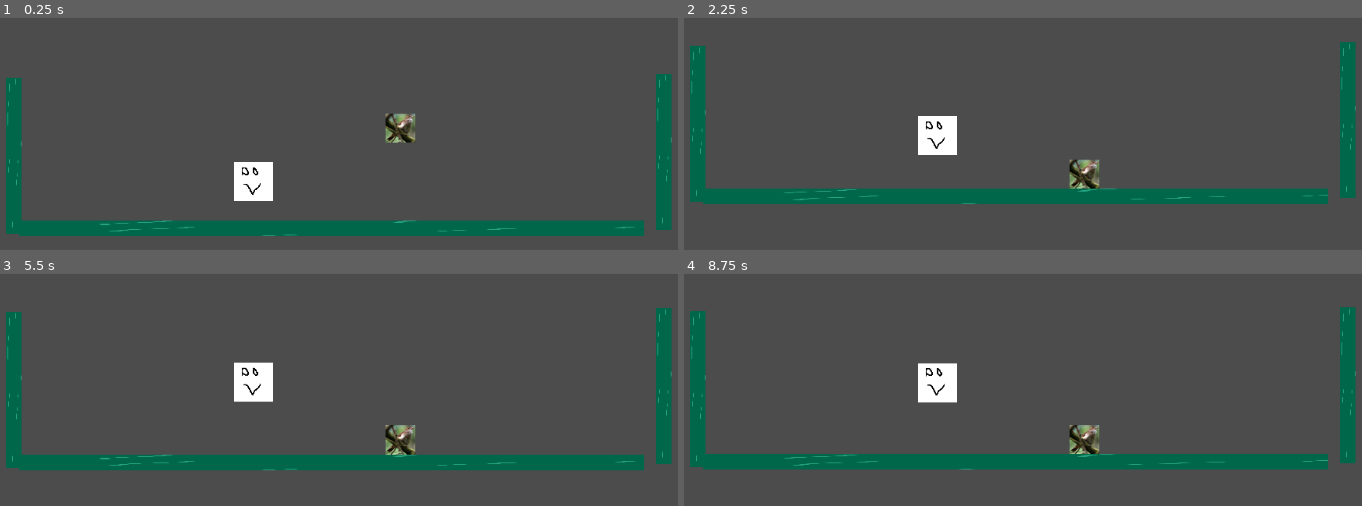
Above: before the commit, frames 1-4 (two rows, left to right).
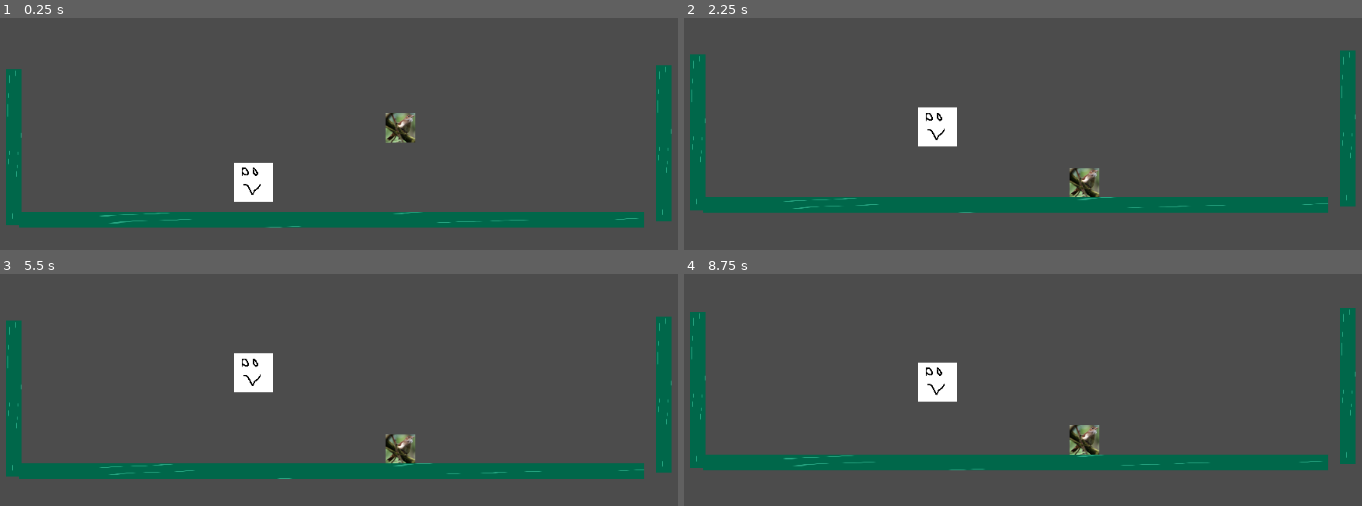
Above: after the commit, the same moments.

Repository: Gobral/metal-gear-solid-vi-noc-kruka
Game: Godot game, scene res://levello.tscn
Same seed, same stepped clock (60 frames per second), same inputs: the game is played once before the commit and once after it.
Inputs:
- Up to frame 1 (0.25 s): no input
- Up to frame 2 (2.25 s): tap Enter at 1.25 s; tap Space at 2 s
- Up to frame 3 (5.5 s): tap Enter at 4.25 s; tap Space at 5 s
- Up to frame 4 (8.75 s): tap Enter at 7.25 s; tap Space at 8 s

The runs differ from the first frame. In frame 1, 7.9% of the frame differs, in the area x 0-100%, y 20-94%; in frame 2, 8.8%, in the area x 0-100%, y 10-85%; in frame 3, 8.5%; in frame 4, 1.3%.

Commit message:
juz jest git

Diff:
--- a/MGS6/characters/slowik.tscn
+++ b/MGS6/characters/slowik.tscn
@@ -16,9 +16,13 @@
 
 [node name="slowik" instance=ExtResource( 1 )]
 mass = 30.0
-JUMP_GOOD = 12000.0
-WALK_SPEED = 30.0
+JUMP_GOOD = 24000.0
+WALK_SPEED = 1000.0
+WALK_FORCE = 100000.0
+FLOOR_FRICTION = 750.0
 FLY_COOLDOWN = 0.167
+FLY_MODIFIER = 1.5
+FLY_BRAKE = 1.5
 
 [node name="CollisionShape2D" parent="." index="0"]
 shape = SubResource( 1 )
--- a/MGS6/characters/zubr.tscn
+++ b/MGS6/characters/zubr.tscn
@@ -23,7 +23,7 @@
 mode = 2
 mass = 300.0
 physics_material_override = SubResource( 3 )
-gravity_scale = 8.0
+gravity_scale = 16.0
 script = ExtResource( 3 )
 
 [node name="CollisionShape2D" type="CollisionShape2D" parent="."]
--- a/MGS6/scripts/char.gd
+++ b/MGS6/scripts/char.gd
@@ -1,10 +1,14 @@
 extends RigidBody2D
 
 
-export var JUMP_GOOD = float(150000)
-export var WALK_SPEED = float(25)
+export var JUMP_GOOD = float(240000)
+export var WALK_SPEED = float(750)
+export var WALK_FORCE = float(500000)
+export var FLOOR_FRICTION = float(300)
 export var AIR_RESISTANCE = float(45)
 export var FLY_COOLDOWN = float(-1)
+export var FLY_MODIFIER = float(0.25)
+export var FLY_BRAKE = float(1)
 
 var facing_left = false
 var last_jump = 0.0
@@ -74,15 +78,26 @@
 	if (vd > 1.0):
 		v = v/vd
 	v.y = 0.0
-	var no_fly_modifier = 1.0
 	var onfloor = is_on_floor()
-	if FLY_COOLDOWN < 0.0 and !onfloor:
-		no_fly_modifier = 1.0/6.0
-	body.linear_velocity += v * WALK_SPEED * no_fly_modifier
+	var speed_cap_modifier = 1.0
+	var fly_modifier = FLY_MODIFIER
+	if v.x * initial_vel.x >= 0:
+		var from = 0.75
+		var to = 1.0
+		var vel = abs(initial_vel.x) /  WALK_SPEED
+		vel = (vel - from) / (to - from)
+		vel = 1-vel
+		speed_cap_modifier = clamp(vel, 0, 1)
+	else:
+		fly_modifier = FLY_BRAKE
+	if onfloor:
+		fly_modifier = 1.0
+	var walk_force = delta * v * WALK_FORCE * fly_modifier * speed_cap_modifier
+	body.apply_central_impulse(walk_force)
+	print(speed_cap_modifier, walk_force)
 
-	var max_additional_friction = 600.0
 	var af = -body.linear_velocity.x * 15.0
-	af = mass * delta * clamp(af, -max_additional_friction, max_additional_friction)
+	af = mass * delta * clamp(af, -FLOOR_FRICTION, FLOOR_FRICTION)
 	if onfloor:
 		body.apply_central_impulse(Vector2(af, 0))
 
